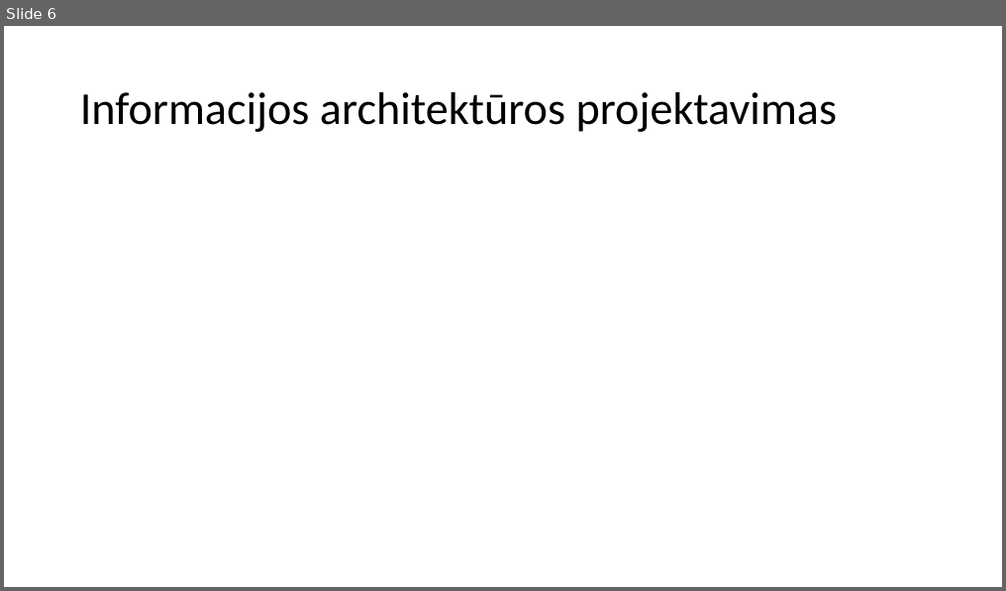
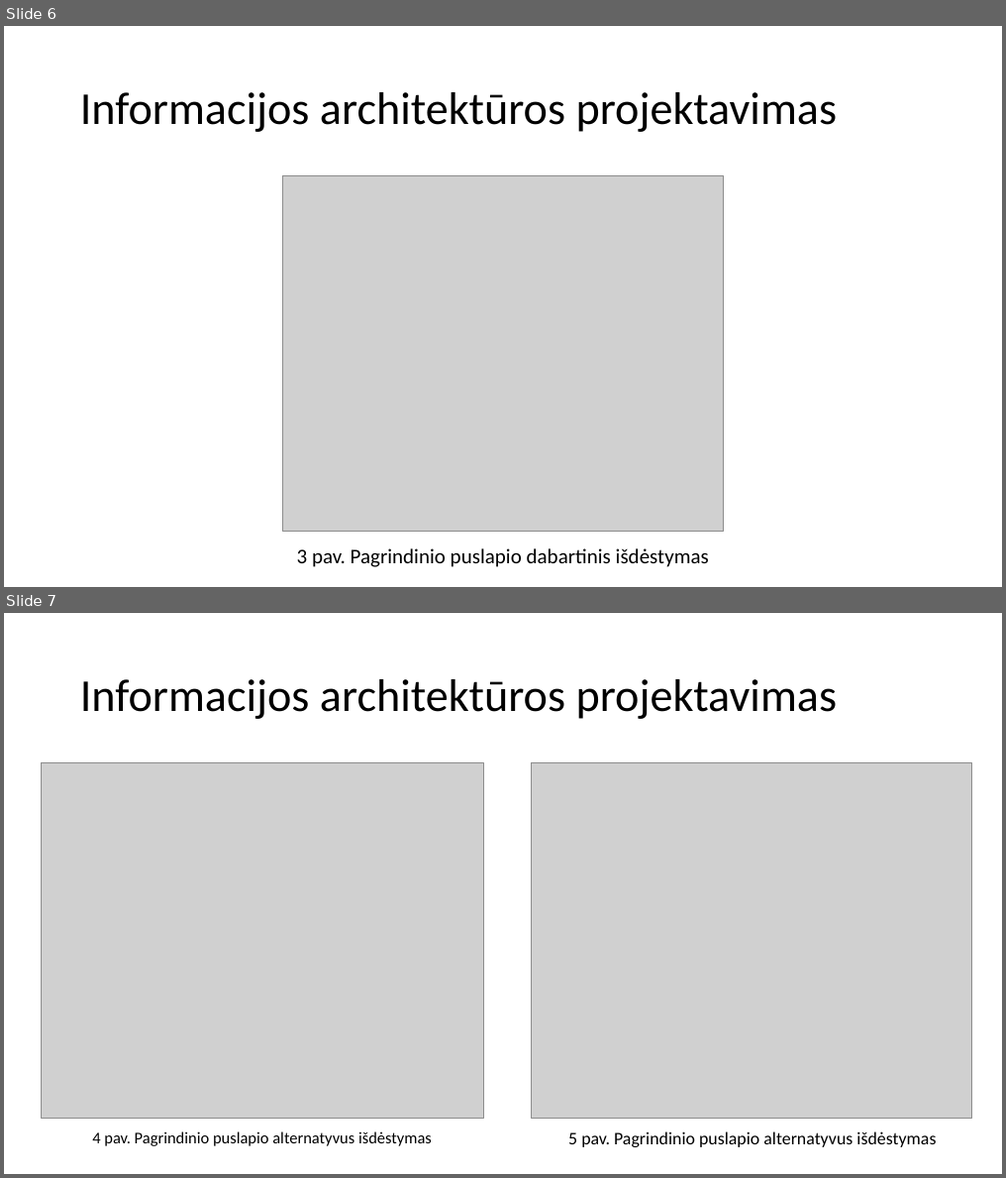
Before and after one commit to Steror/Projektinis-darbas, a slide deck: Atsiskaitymas/Projektinio pristatymas.pptx. Shown one above the other, each under a label of ours: slide 6 before the commit, slides 6 and 7 after it. The pictures are 1006x591 and 1006x1178 pixels, drawn with LibreOffice and Linux fonts; fonts in the diff are those of the drawing; grey boxes stand for pictures. Boxes give left, top, right and bottom in pixels: in the first picture for what was removed or moved away, otherwise in the second. Text is boxed around its words. In the diff, an @@ line names an element or a change of style, - is before the commit and + after.

```diff
--- a/Atsiskaitymas/Projektinio pristatymas.pptx
+++ b/Atsiskaitymas/Projektinio pristatymas.pptx
@@ slide 7 added at (4,613,1002,1174), background #FFFFFF @@
@@ title added at (80,679,838,719), 44 pt, text #000000 @@
+Informacijos architektūros projektavimas
@@ picture added at (41,762,483,1119) @@
@@ picture added at (531,762,972,1119) @@
@@ text added at (92,1132,432,1147), 15.7 pt, text #000000 @@
+4 pav. Pagrindinio puslapio alternatyvus išdėstymas
@@ text added at (568,1132,936,1148), 17 pt, text #000000 @@
+5 pav. Pagrindinio puslapio alternatyvus išdėstymas
@@ slide 6 changed as well @@
@@ picture added at (282,175,724,532) @@
@@ text added at (297,549,709,568), 20 pt, text #000000 @@
+3 pav. Pagrindinio puslapio dabartinis išdėstymas
```
Also in this commit, not shown: 6 other slides changed, 4 other slides added, 1 slide removed, 1 other file.
